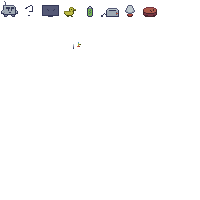
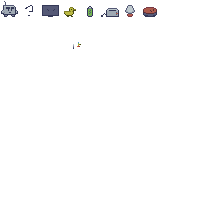
Before/after of a 200 x 200 layered artwork. What changed in the layer stack:
painted on "Background" over (116, 7, 157, 17)
